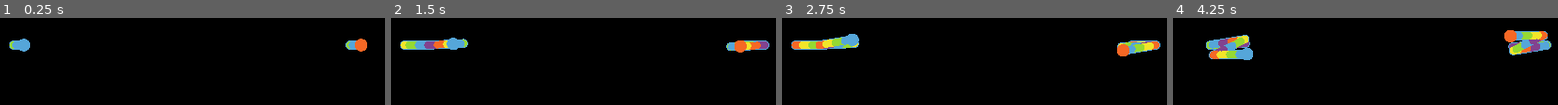
Above: before the commit, frames 1-4 (left to right).
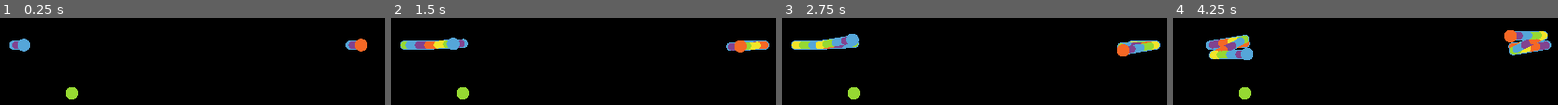
Above: after the commit, the same moments.

Repository: jcoombes/awesome-gmtk-game-jam-2021
Game: Godot game, scene res://Scenes/Level1.tscn
Two runs of this game, one before a commit and one after it. Both use one fixed random seed, a clock stepped at 60 frames per second and the inputs below. The project has no main scene, so this scene is started directly.
Inputs (mouse positions are in pixels of both pictures, inside the frame that each line leads up to):
- Up to frame 1 (0.25 s): no input
- Up to frame 2 (1.5 s): move the mouse to (614, 43) at 0.52 s; press the mouse at (614, 43) at 0.53 s; move the mouse to (533, 46) at 1.27 s; release the mouse at (533, 46) at 1.28 s; tap Space (replay) at 1.35 s
- Up to frame 3 (2.75 s): move the mouse to (982, 38) at 2.02 s; press the mouse at (982, 38) at 2.03 s
- Up to frame 4 (4.25 s): move the mouse to (1342, 51) at 2.77 s; release the mouse at (1342, 51) at 2.78 s; tap Space (replay) at 2.85 s; move the mouse to (1411, 50) at 3.52 s; press the mouse at (1411, 50) at 3.53 s

The runs differ from the first frame. In frame 1, 0.7% of the frame differs, in the area x 2-93%, y 26-94%; in frame 2, 2.2%; in frame 3, 2.7%; in frame 4, 4.4%, in the area x 8-99%, y 15-94%.

Commit message:
Apples are now a thing - they have lots of colours

Diff:
--- /dev/null
+++ b/Scenes/Apple.tscn
@@ -0,0 +1,36 @@
+[gd_scene load_steps=10 format=2]
+
+[ext_resource path="res://Assets/yellow_circle.png" type="Texture" id=1]
+[ext_resource path="res://Assets/white_circle.png" type="Texture" id=2]
+[ext_resource path="res://Assets/orange_circle.png" type="Texture" id=3]
+[ext_resource path="res://Assets/green_circle.png" type="Texture" id=4]
+[ext_resource path="res://Assets/purple_circle.png" type="Texture" id=5]
+[ext_resource path="res://Assets/blue_circle.png" type="Texture" id=6]
+[ext_resource path="res://Scripts/Apple.gd" type="Script" id=7]
+
+[sub_resource type="CircleShape2D" id=1]
+
+[sub_resource type="SpriteFrames" id=2]
+animations = [ {
+"frames": [ ExtResource( 4 ), ExtResource( 2 ), ExtResource( 4 ), ExtResource( 6 ), ExtResource( 4 ), ExtResource( 1 ), ExtResource( 4 ), ExtResource( 3 ), ExtResource( 4 ), ExtResource( 5 ) ],
+"loop": true,
+"name": "default",
+"speed": 5.0
+} ]
+
+[node name="Apple" type="Node2D"]
+script = ExtResource( 7 )
+
+[node name="Area2D" type="Area2D" parent="."]
+gravity_point = true
+
+[node name="CollisionShape2D" type="CollisionShape2D" parent="Area2D"]
+shape = SubResource( 1 )
+
+[node name="AnimatedSprite" type="AnimatedSprite" parent="Area2D"]
+scale = Vector2( 0.5, 0.5 )
+frames = SubResource( 2 )
+frame = 3
+playing = true
+
+[connection signal="area_entered" from="Area2D" to="." method="_on_Area2D_area_entered"]
--- a/Scenes/Tail.tscn
+++ b/Scenes/Tail.tscn
@@ -39,6 +39,7 @@
 
 [node name="AnimatedSprite" type="AnimatedSprite" parent="."]
 frames = SubResource( 4 )
+frame = 4
 playing = true
 
 [connection signal="area_entered" from="." to="." method="_on_Tail_area_entered"]
--- /dev/null
+++ b/Scripts/Apple.gd
@@ -0,0 +1,23 @@
+extends Node2D
+signal eat
+
+# Declare member variables here. Examples:
+# var a = 2
+# var b = "text"
+
+func _on_Player_eat():
+	emit_signal("eat")
+
+# Called when the node enters the scene tree for the first time.
+func _ready():
+	pass # Replace with function body.
+
+
+# Called every frame. 'delta' is the elapsed time since the previous frame.
+#func _process(delta):
+#	pass
+
+
+func _on_Area2D_area_entered(area):
+	# So to be clear here,
+	emit_signal("eat")
--- a/Scripts/Level1.gd
+++ b/Scripts/Level1.gd
@@ -1,15 +1,15 @@
 extends Node2D
 signal death
+signal eat
 
-var player = load("res://Scenes/Player.tscn")
-var antiplayer = load("res://Scenes/Antiplayer.tscn")
-
-# Declare member variables here. Examples:
-# var a = 2
-# var b = "text"
+var Player = load("res://Scenes/Player.tscn")
+var Antiplayer = load("res://Scenes/Antiplayer.tscn")
+var Apple = load("res://Scenes/Apple.tscn")
 
 var player_spawn = Vector2(960 - 430, 540)
 var antiplayer_spawn = Vector2(960 + 430, 540)
+var apple_spawn = Vector2(rand_range(0, 1920), rand_range(0,1080))
+
 var players = []
 
 var the_time = 0
@@ -17,6 +17,9 @@
 
 func _on_Player_death():
 	emit_signal("death")
+
+func _on_Player_eat():
+	emit_signal("eat")
 
 func _input(event):
 	if event.is_action_pressed("toggle_fullscreen"):
@@ -30,17 +33,22 @@
 func _ready():
 	Input.set_mouse_mode(Input.MOUSE_MODE_CAPTURED)
 
-	var player_ = player.instance()
-	player_.position = player_spawn
-	player_.connect("death", self, "_on_Player_death")
-	add_child(player_)
-	players.push_back(player_)
+	var player = Player.instance()
+	player.position = player_spawn
+	player.connect("death", self, "_on_Player_death")
+	add_child(player)
+	players.push_back(player)
 
-	var antiplayer_ = antiplayer.instance()
-	antiplayer_.position = antiplayer_spawn
-	antiplayer_.connect("death", self, "_on_Player_death")
-	add_child(antiplayer_)
-	players.push_back(antiplayer_)
+	var antiplayer = Antiplayer.instance()
+	antiplayer.position = antiplayer_spawn
+	antiplayer.connect("death", self, "_on_Player_death")
+	add_child(antiplayer)
+	players.push_back(antiplayer)
+
+	var apple = Apple.instance()
+	apple.position = apple_spawn
+	apple.connect("eat", self, "_on_Player_eat")
+	add_child(apple)
 
 
 # Called every frame. 'delta' is the elapsed time since the previous frame.
@@ -48,19 +56,19 @@
 	the_time += delta
 
 	if the_time > new_snake:
-		var player_ = player.instance()
-		player_.position = player_spawn
-		player_.connect("death", self, "_on_Player_death")
-		add_child(player_)
-		players.push_back(player_)
+		var player = Player.instance()
+		player.position = player_spawn
+		player.connect("death", self, "_on_Player_death")
+		add_child(player)
+		players.push_back(player)
 
 
 
-		var antiplayer_ = antiplayer.instance()
-		antiplayer_.position = antiplayer_spawn
-		antiplayer_.connect("death", self, "_on_Player_death")
-		add_child(antiplayer_)
-		players.push_back(antiplayer_)
+		var antiplayer = Antiplayer.instance()
+		antiplayer.position = antiplayer_spawn
+		antiplayer.connect("death", self, "_on_Player_death")
+		add_child(antiplayer)
+		players.push_back(antiplayer)
 
 		the_time -= new_snake
 #	pass
Binary file added: Assets/black_circle.png
Not shown, added: Assets/black_circle.png.import
Binary file added: Assets/white_circle.png
Not shown, added: Assets/white_circle.png.import
